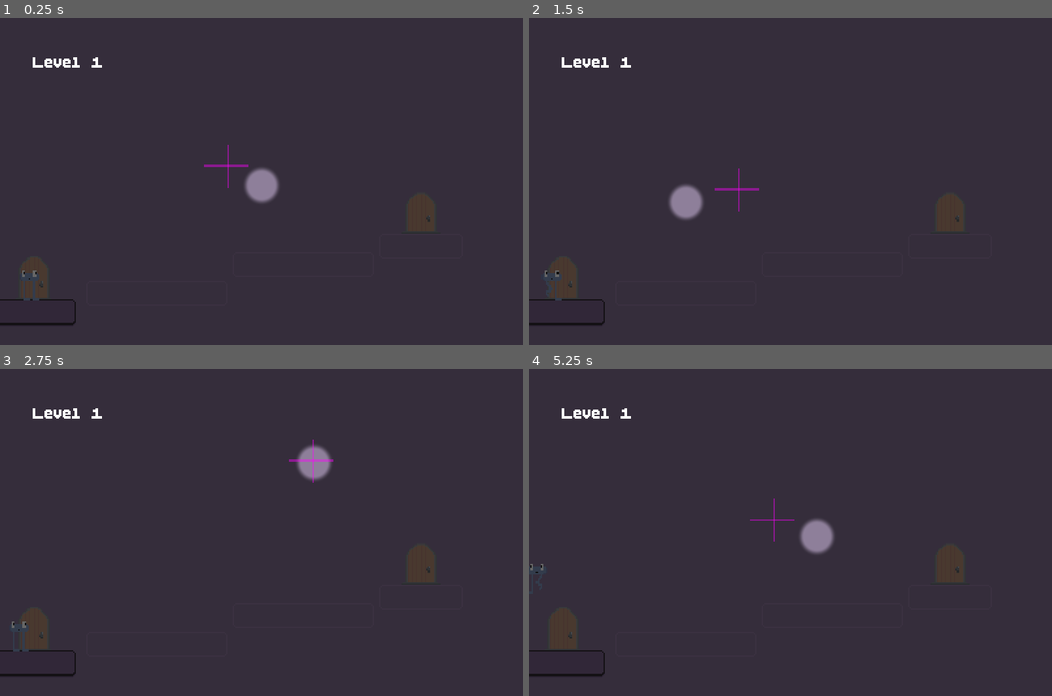
Above: before the commit, frames 1-4 (two rows, left to right).
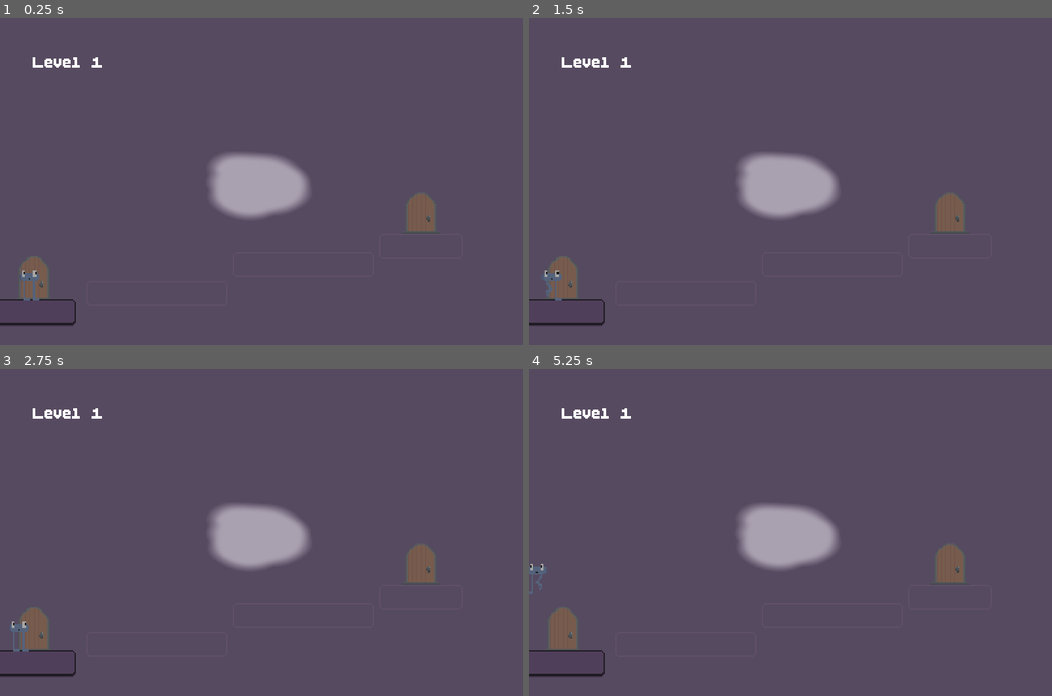
Above: after the commit, the same moments.

Repository: arrowira/dtj36
Game: Godot game, scene res://main.tscn
The game is run twice, just before and just after one commit, with the same random seed, the same clock (stepped at 60 frames per second) and the same inputs.
Inputs (mouse positions are in pixels of both pictures, inside the frame that each line leads up to):
- Up to frame 1 (0.25 s): no input
- Up to frame 2 (1.5 s): move the mouse to (905, 165) at 0.52 s; hold Up (up) from 0.53 s (still down); tap A (lt) at 0.6 s; tap D (rt) at 0.8, 1.35 s; move the mouse to (685, 197) at 1.27 s
- Up to frame 3 (2.75 s): tap A (lt) at 1.55, 2.1 s; tap Enter at 2 s; move the mouse to (313, 460) at 2.02 s; release Up (up) at 2.03 s; tap D (rt) at 2.3 s
- Up to frame 4 (5.25 s): move the mouse to (764, 597) at 2.77 s; hold Up (up) 2.78-4.28 s; tap D (rt) at 2.85, 3.8, 4.35 s; tap A (lt) at 3.05, 3.6, 4.55, 5.1 s; tap Space at 3.5 s; move the mouse to (947, 581) at 3.52 s; move the mouse to (633, 483) at 4.27 s; tap Up (up) at 4.52 s; move the mouse to (816, 532) at 5.02 s; hold Up (up) from 5.03 s (still down)

The runs differ from the first frame. In frame 1, 100% of the frame differs, in the area x 0-100%, y 0-100%; in frame 2, 99%; in frame 3, 99%; in frame 4, 100%.

Commit message:
align spot size and coll area to spotlight metadata value

Diff:
--- a/dtj-36-proj/spot_light.gd
+++ b/dtj-36-proj/spot_light.gd
@@ -3,6 +3,14 @@
 @export var mouseSpeed: float = 3
 
 func _ready() -> void:
+	var r = get_meta('spotRadius')
+	var ll = get_node('lightLayer')
+	ll.get_material().set_shader_parameter("innerRad", r)
+
+	var mousePosNode = get_node('mousePos')
+	var fudge = .72 # get the collision area to align with the spot
+	mousePosNode.scale = Vector2(r, r) * 400 * fudge
+
 	var obj = get_parent().find_child("Entrance")
 	print('objp ', get_parent())
 	print('obj ', obj)
@@ -14,10 +22,11 @@
 func _physics_process(delta: float) -> void:
 	var mp = get_viewport().get_mouse_position()
 	var mouse = get_node("mousePos")
-	if mouse:
-		mouse.position = mouse.position.lerp(mp, delta * mouseSpeed)
+	if not mouse:
+		return
+	mouse.position = mouse.position.lerp(mp, delta * mouseSpeed)
 
 	var viewport_size = get_viewport_rect().size
-	var mouse_pos_normalized = mp / viewport_size
+	var mouse_pos_normalized = mouse.position / viewport_size
 	var ll = get_node('lightLayer')
 	ll.get_material().set_shader_parameter("mouse_position", mouse_pos_normalized)
--- a/dtj-36-proj/spot_light.tscn
+++ b/dtj-36-proj/spot_light.tscn
@@ -7,16 +7,17 @@
 [sub_resource type="ShaderMaterial" id="ShaderMaterial_swd6l"]
 shader = ExtResource("2_swd6l")
 shader_parameter/mouse_position = Vector2(0, 0)
+shader_parameter/innerRad = 0.04
 
 [sub_resource type="CircleShape2D" id="CircleShape2D_b7ip3"]
-radius = 19.416489
+radius = 1.0
 
 [sub_resource type="PlaceholderTexture2D" id="PlaceholderTexture2D_swd6l"]
 
 [node name="spotLight" type="Node2D"]
 script = ExtResource("1_45aau")
 mouseSpeed = 6.265
-metadata/spotRadius = 0.11
+metadata/spotRadius = 0.145
 
 [node name="lightLayer" type="Sprite2D" parent="."]
 material = SubResource("ShaderMaterial_swd6l")
@@ -26,18 +27,14 @@
 
 [node name="mousePos" type="Node2D" parent="."]
 position = Vector2(66, 66)
+scale = Vector2(5.3, 5.3)
 
 [node name="Area2D" type="Area2D" parent="mousePos"]
 
 [node name="CollisionShape2D" type="CollisionShape2D" parent="mousePos/Area2D"]
 shape = SubResource("CircleShape2D_b7ip3")
 
-[node name="Sprite2D" type="Sprite2D" parent="mousePos"]
-position = Vector2(-1.000001, -0.75000054)
-scale = Vector2(34, 1.5000011)
+[node name="debugCollisionSize" type="Sprite2D" parent="mousePos"]
+visible = false
+position = Vector2(-1.013279e-06, 1.5497208e-06)
 texture = SubResource("PlaceholderTexture2D_swd6l")
-
-[node name="Sprite2D2" type="Sprite2D" parent="mousePos"]
-position = Vector2(0.5, -0.50000143)
-scale = Vector2(0.9999995, 33.000004)
-texture = SubResource("PlaceholderTexture2D_swd6l")
--- a/dtj-36-proj/spot_light2.gdshader
+++ b/dtj-36-proj/spot_light2.gdshader
@@ -5,6 +5,7 @@
 
 uniform sampler2D screen_texture : hint_screen_texture, repeat_disable, filter_nearest;
 uniform vec2 mouse_position;
+uniform float innerRad = .04;
 
 void fragment() {
 	float darkScale = .5;
